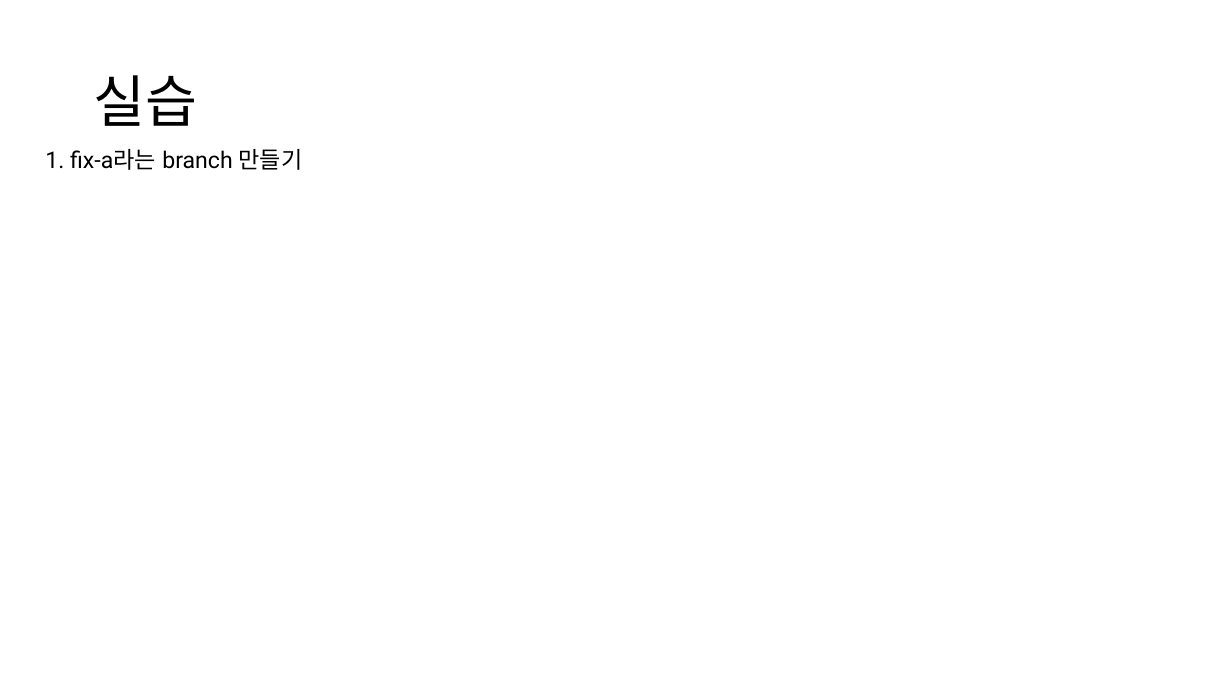
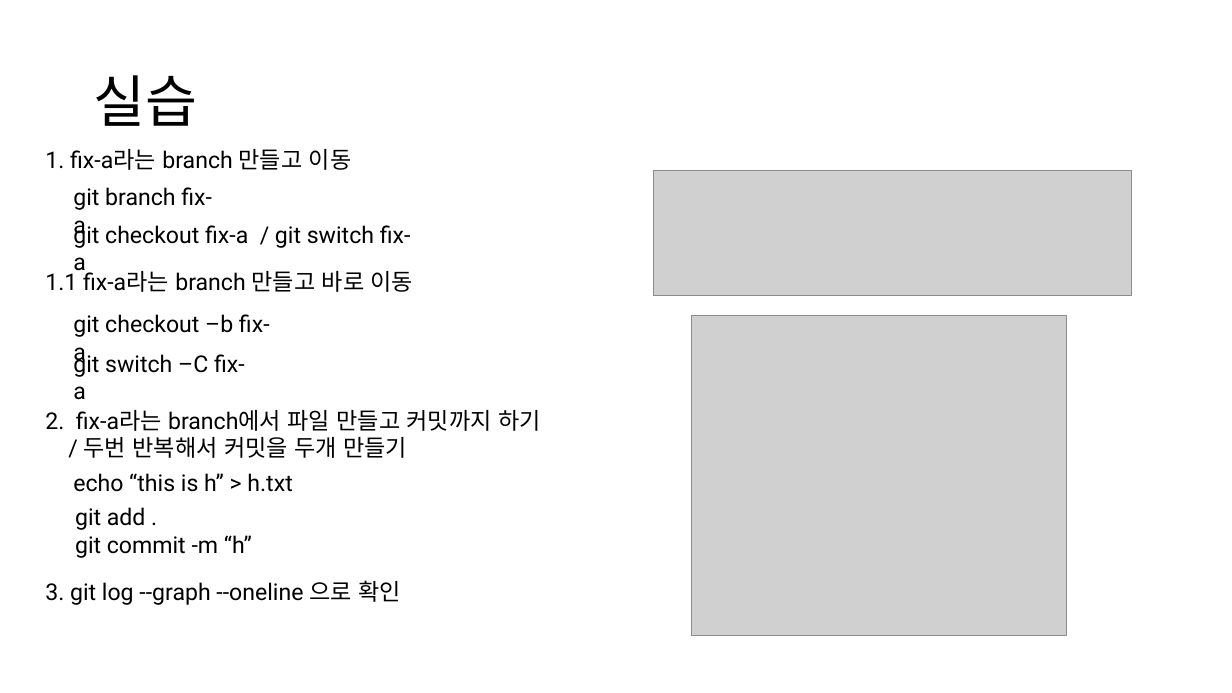
Before and after one commit to Joseph-GM/ppt-git, a slide deck: slide 15 of git-github-joseph.pptx. Drawn at 1232x693 pixels with LibreOffice and Linux fonts; fonts in the diff are those of the drawing; grey boxes stand for pictures. Boxes give left, top, right and bottom in pixels: in the first picture for what was removed or moved away, otherwise in the second. Text is boxed around its words. In the diff, an @@ line names an element or a change of style, - is before the commit and + after.

Commit message:
branch 2

```diff
--- a/git-github-joseph.pptx
+++ b/git-github-joseph.pptx
@@ text at bbox=[45, 149, 352, 170]: text changed @@
-1. fix-a라는 branch 만들기
+1. fix-a라는 branch 만들고 이동
@@ picture added at bbox=[653, 171, 1131, 296] @@
@@ text added at bbox=[73, 187, 212, 238], 18 pt, text #000000 @@
+git branch fix-a
@@ text added at bbox=[73, 225, 411, 276], 18 pt, text #000000 @@
+git checkout fix-a / git switch fix-a
@@ text added at bbox=[45, 269, 414, 292], 18 pt, text #000000 @@
+1.1 fix-a라는 branch 만들고 바로 이동
@@ text added at bbox=[73, 314, 270, 365], 18 pt, text #000000 @@
+git checkout –b fix-a
@@ picture added at bbox=[691, 316, 1067, 636] @@
@@ text added at bbox=[73, 351, 245, 400], 18 pt, text #000000 @@
+git switch –C fix-a
@@ text added at bbox=[45, 410, 541, 458], 18 pt, text #000000 @@
+2. fix-a라는 branch에서 파일 만들고 커밋까지 하기
+/ 두번 반복해서 커밋을 두개 만들기
@@ text added at bbox=[73, 473, 292, 492], 18 pt, text #000000 @@
+echo “this is h” > h.txt
@@ text added at bbox=[75, 507, 252, 558], 18 pt, text #000000 @@
+git add .
+git commit -m “h”
@@ text added at bbox=[45, 580, 402, 605], 18 pt, text #000000 @@
+3. git log --graph --oneline 으로 확인
```
Also in this commit, not shown: 2 slides added, 1 other file.
